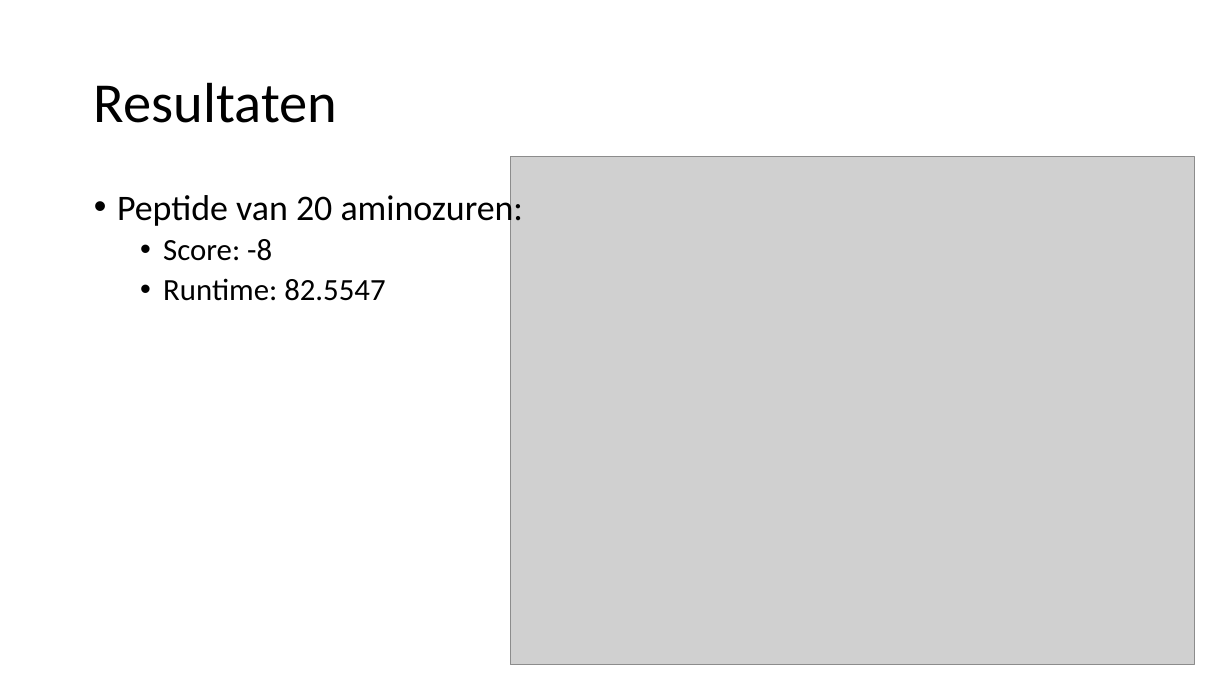
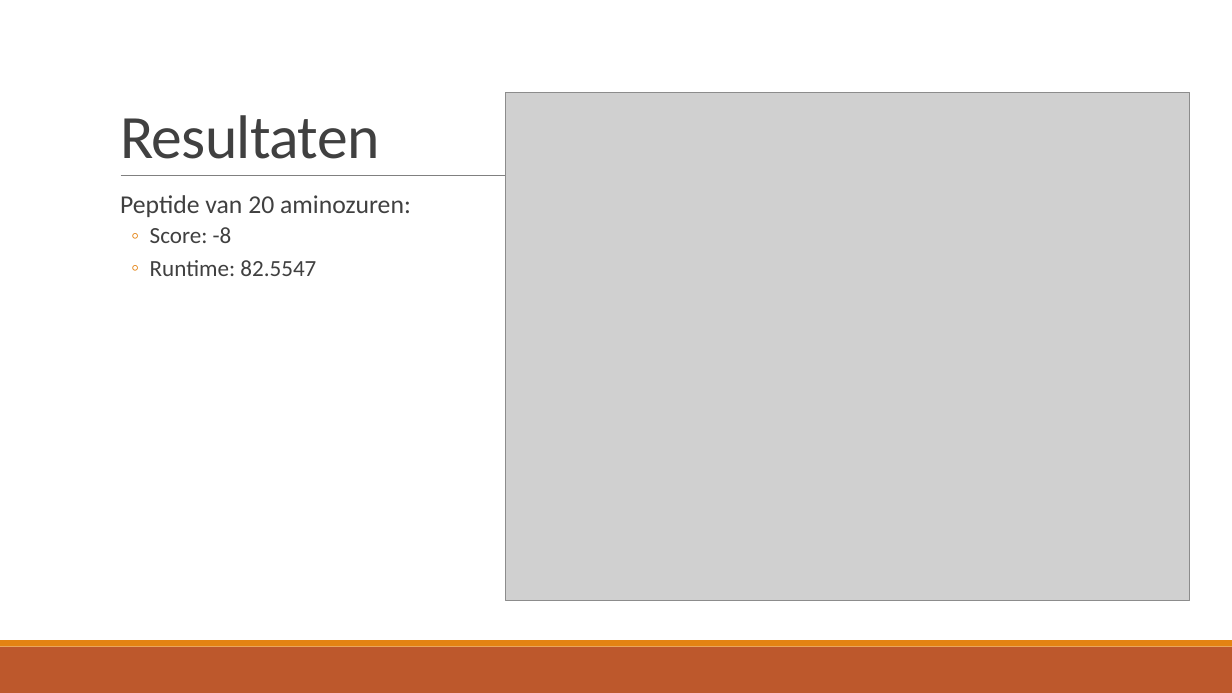
Before and after one commit to LunarLite/Proteasen, a slide deck: slide 9 of Presentations/Proteasen - week 1.pptx. Drawn at 1232x693 pixels with LibreOffice and Linux fonts; fonts in the diff are those of the drawing; grey boxes stand for pictures. Boxes give left, top, right and bottom in pixels: in the first picture for what was removed or moved away, otherwise in the second. Text is boxed around its words. In the diff, an @@ line names an element or a change of style, - is before the commit and + after.

```diff
--- a/Presentations/Proteasen - week 1.pptx
+++ b/Presentations/Proteasen - week 1.pptx
@@ title "Resultaten": place and size @@
-title "Resultaten" at <box>94,82,337,123</box>
+title "Resultaten" at <box>120,115,379,159</box>
@@ title "Resultaten" at <box>120,115,379,159</box>: size 44 to 48 pt, text colour #000000 to #404040, letter spacing 0 to -0.5 pt; line spacing 0.9 to 0.85; vertical alignment middle to bottom @@
@@ picture: place and size @@
-picture at <box>510,156,1194,665</box>
+picture at <box>506,92,1189,602</box>
@@ line added from (121, 176) to (1128, 176), #808080 0.5 pt @@
@@ text "Peptide van 20 aminozuren:" at <box>120,195,411,276</box>: size 28 to 20 pt in "Peptide van 20 aminozuren:"; text colour #000000 to #404040; size 24 to 18 pt in "Score: -8", "Runtime: 82.5547"; bullet • to  ; more space between paragraphs; bullet • to ◦ @@
@@ rectangle added at <box>0,647,1232,693</box>, fill #BD582C @@
@@ rectangle added at <box>0,640,1232,647</box>, fill #E48312 @@
```
Also in this commit, not shown: 9 other slides changed, 2 other files.
